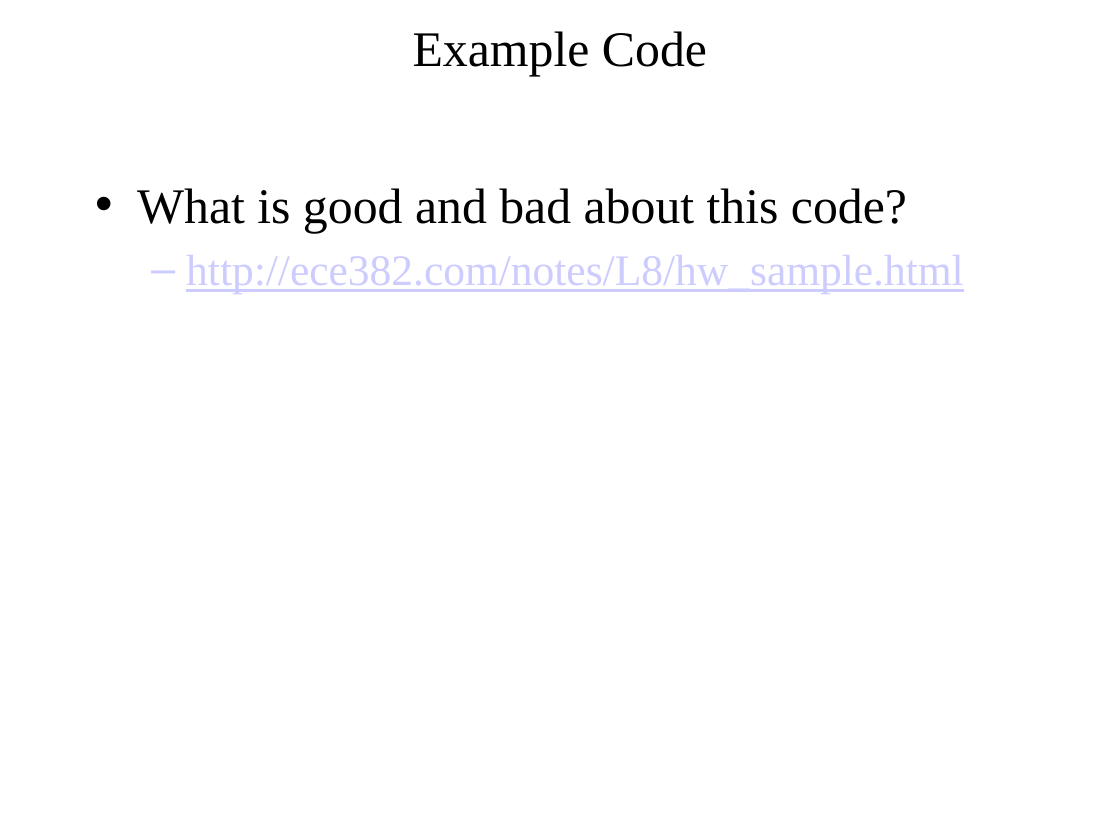
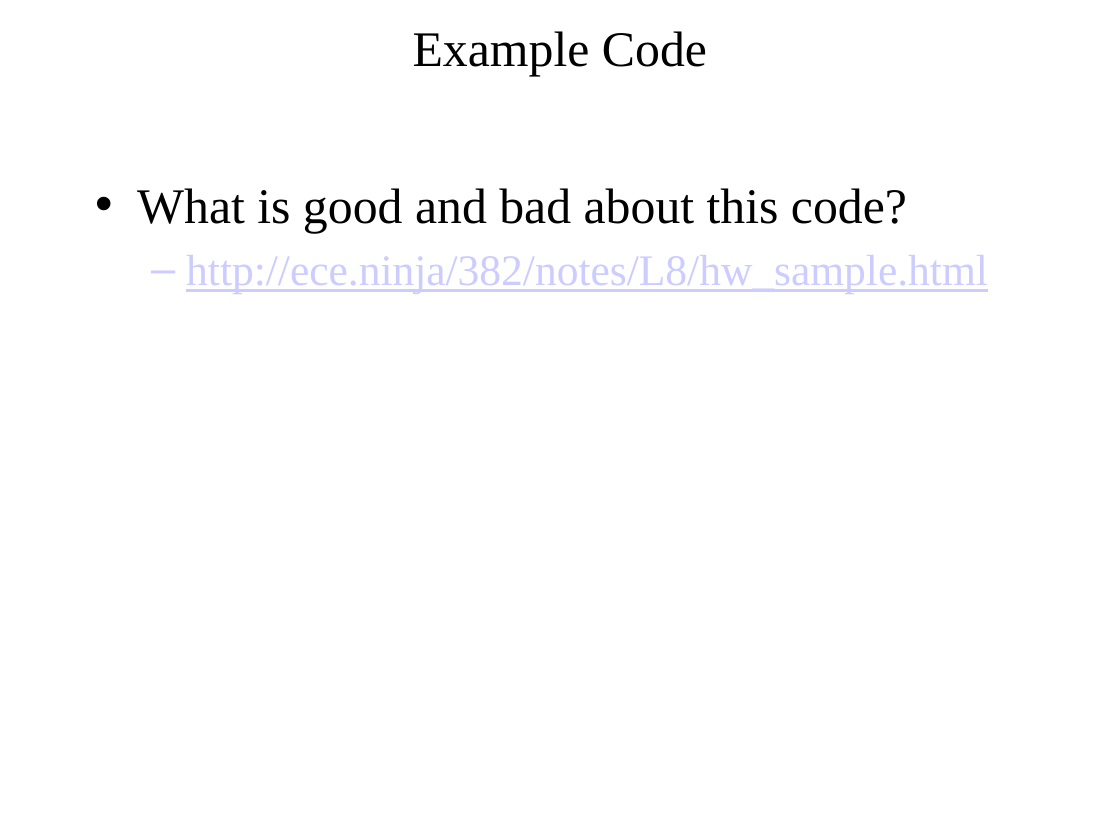
Before and after one commit to pw4rn3r/ECE382, a slide deck: slide 15 of notes/L7/Lsn7.pptx (slide 14 before the commit). Drawn at 1120x840 pixels with LibreOffice and Linux fonts; fonts in the diff are those of the drawing. Boxes give left, top, right and bottom in pixels: in the first picture for what was removed or moved away, otherwise in the second. Text is boxed around its words. In the diff, an @@ line names an element or a change of style, - is before the commit and + after.

```diff
--- a/notes/L7/Lsn7.pptx
+++ b/notes/L7/Lsn7.pptx
@@ text at (x1=186, y1=255, x2=988, y2=294): text changed @@
-  – http://ece382.com/notes/L8/hw_sample.html
+  – http://ece.ninja/382/notes/L8/hw_sample.html
```
Also in this commit, not shown: 4 other slides changed, 24 slides added, 1 slide removed.
